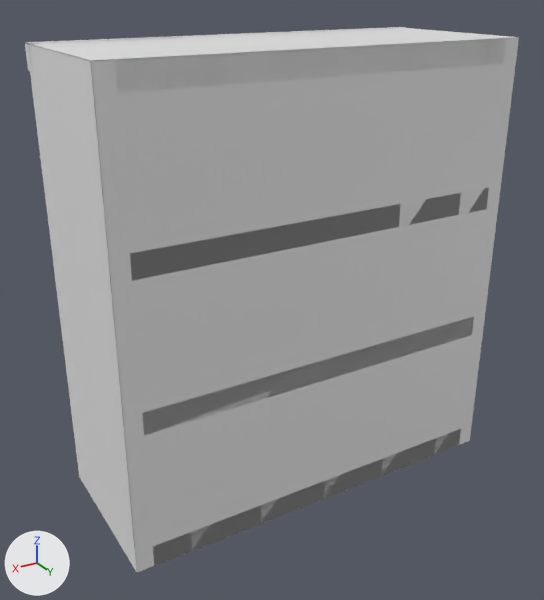
The OBJ model src/main/resources/assets/sqdecor/models/block/lamp/medical_shelf.obj as it was, and as the next commit left it.
Both versions are drawn from a 50 mm lens placed at (0.843, 1.357, 1.119), pointed at (0.032, 0.005, 0.443). The axes (+X, +Y, +Z) are drawn at lower left. The lights are the same throughout. The older version comes first. Where no turn or scale is listed for an object, it has been applied to the vertices. Vertices at exactly the same position are counted once.

The first picture shows 'case 1', 'case 2', 'case 3', 'case 4', 'case 5', 'case 6', 'case 7' and 1 more.
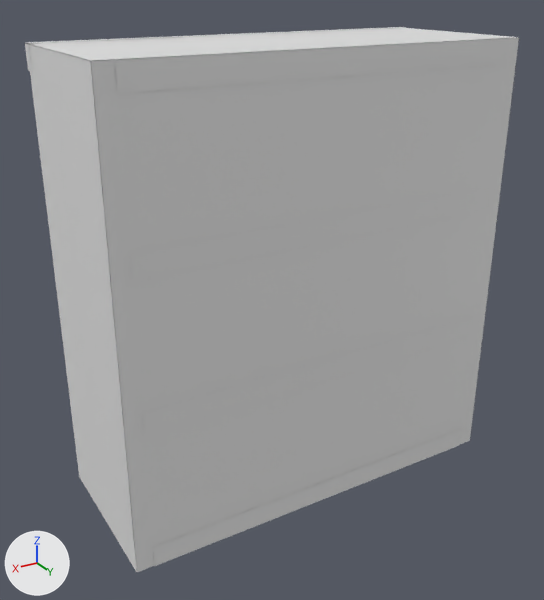
Where the change shows, as pixel boxes (x1, y1, x2, y2) in the pictures (544 x 600 px; the box of a moved part takes in the faces that stretch with it):
'case 5', reshaped: before (143, 317, 473, 435); after (143, 317, 475, 436)
'case 4', reshaped: before (153, 429, 461, 566); after (153, 429, 462, 566)
part 3 of me_case_6, moved or reshaped: before (131, 188, 488, 279); after (130, 188, 489, 281)

The change, as a diff of the scene's bpy script:
```diff
--- a/src/main/resources/assets/sqdecor/models/block/lamp/medical_shelf.obj.py
+++ b/src/main/resources/assets/sqdecor/models/block/lamp/medical_shelf.obj.py
@@ me_case_4 @@
 # verts and faces of me_case_4; kept vertices keep their numbers, new ones are numbered from 12
-me_case_4.from_pydata(...)  # 12 vertices, 4 faces; spans x -0.425..0.425, y -0.188..0.188, z 0.0..0.051
+me_case_4.from_pydata(...)  # 14 vertices, 4 faces; spans x -0.425..0.425, y -0.188..0.189, z 0.0..0.051
+# me_case_4 part 1
+delete_vertices([6, 7])  # with the faces that use them
+verts[12] = (-0.425, 0.189, 0.05)  # pixel (461, 428)
+verts[13] = (0.425, 0.189, 0.05)  # pixel (153, 547)
+verts[14] = (0.425, 0.189, 0.0)  # pixel (154, 566)
+verts[15] = (-0.425, 0.189, 0.0)  # pixel (459, 445)
+faces += [(12, 13, 14, 15)]
@@ me_case_5 @@
 # verts and faces of me_case_5; kept vertices keep their numbers, new ones are numbered from 12
-me_case_5.from_pydata(...)  # 12 vertices, 4 faces; spans x -0.425..0.425, y -0.187..0.188, z 0.317..0.368
+me_case_5.from_pydata(...)  # 14 vertices, 4 faces; spans x -0.425..0.425, y -0.187..0.189, z 0.317..0.368
+# me_case_5 part 2
+delete_vertices([6, 7])  # with the faces that use them
+verts[12] = (-0.425, 0.189, 0.367)  # pixel (474, 316)
+verts[13] = (0.425, 0.189, 0.367)  # pixel (142, 413)
+verts[14] = (0.425, 0.189, 0.317)  # pixel (144, 436)
+verts[15] = (-0.425, 0.189, 0.317)  # pixel (472, 335)
+faces += [(12, 13, 14, 15)]
@@ me_case_6 @@
 # verts and faces of me_case_6; kept vertices keep their numbers, new ones are numbered from 12
-me_case_6.from_pydata(...)  # 12 vertices, 4 faces; spans x -0.425..0.425, y -0.187..0.188, z 0.633..0.684
+me_case_6.from_pydata(...)  # 14 vertices, 4 faces; spans x -0.425..0.425, y -0.187..0.189, z 0.633..0.684
+# me_case_6 part 3
+delete_vertices([6, 7])  # with the faces that use them
+verts[12] = (-0.425, 0.189, 0.683)  # pixel (489, 187)
+verts[13] = (0.425, 0.189, 0.683)  # pixel (130, 253)
+verts[14] = (0.425, 0.189, 0.633)  # pixel (132, 281)
+verts[15] = (-0.425, 0.189, 0.633)  # pixel (487, 209)
+faces += [(12, 13, 14, 15)]
```
